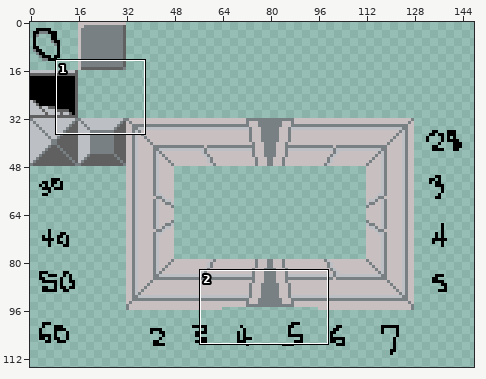
Sprite sheet: assets/images/delveTiles.png. Above, an overview of the earlier version with the close-up marked.
Close-up. Before the edit:
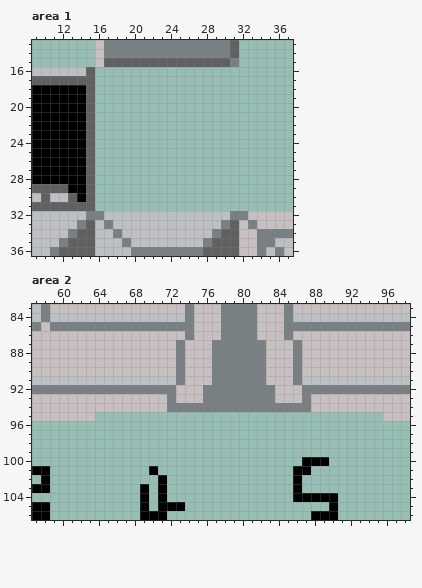
The file is 160x160 pixels. Shown: area 1: x 9..37, y 13..36; area 2: x 57..98, y 83..106. The wide view leaves out empty margins.
Once edited:
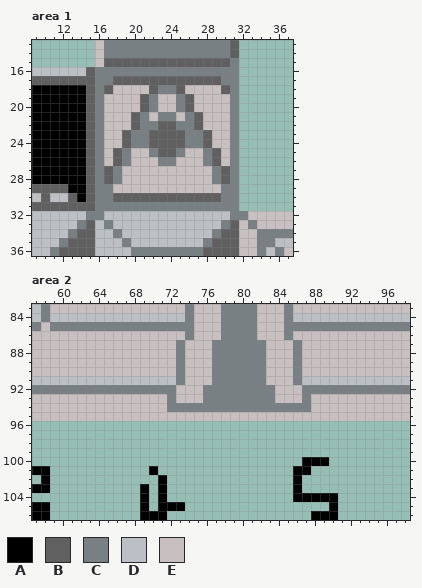
Palette (. is transparent): A #000000  B #606060  C #788084  D #bcc0c4  E #c8c0c0
Edits made:
--- area 1
@@ x 14..33 @@
 15 ..EBBBBBBBBBBBBBBC..
-16 DB..................
-17 BB..................
-18 AB..................
-19 AB..................
-20 AB..................
-21 AB..................
-22 AB..................
-23 AB..................
-24 AB..................
-25 AB..................
-26 AB..................
-27 AB..................
-28 AB..................
-29 AB..................
-30 AB..................
-31 BB..................
+16 DBCCCCCCCCCCCCCCCC..
+17 BBCCBBBBBBBBBBBBCC..
+18 ABCBEEEEBCCBEEEEBC..
+19 ABCEEEEBCEECBEEEEC..
+20 ABCEEEEBCEECBEEEEC..
+21 ABCEEEBCECCECBEEEC..
+22 ABCEEEBCCBBCCBEEEC..
+23 ABCEEBCCBBBBCCBEEC..
+24 ABCEEBCCBBBBCCBEEC..
+25 ABCEBCEECBBCEECBEC..
+26 ABCEBCEEECCEEECBEC..
+27 ABCBCEEEEEEEEEECBC..
+28 ABCBCEEEEEEEEEECBC..
+29 ABCCEEEEEEEEEEEECC..
+30 ABCCBBBBBBBBBBBBCC..
+31 BBCCCCCCCCCCCCCCCC..
 32 DCCDDDDDDDDDDDDDDCCE
--- area 2
@@ x 57..98 @@
  94 EEEEEEEEEEEEEEECCCCCCCCCCCCCCCCEEEEEEEEEEE
- 95 EEEEEEE................................EEE
+ 95 EEEEEEEEEEEEEEEEEEEEEEEEEEEEEEEEEEEEEEEEEE
  96 ..........................................
